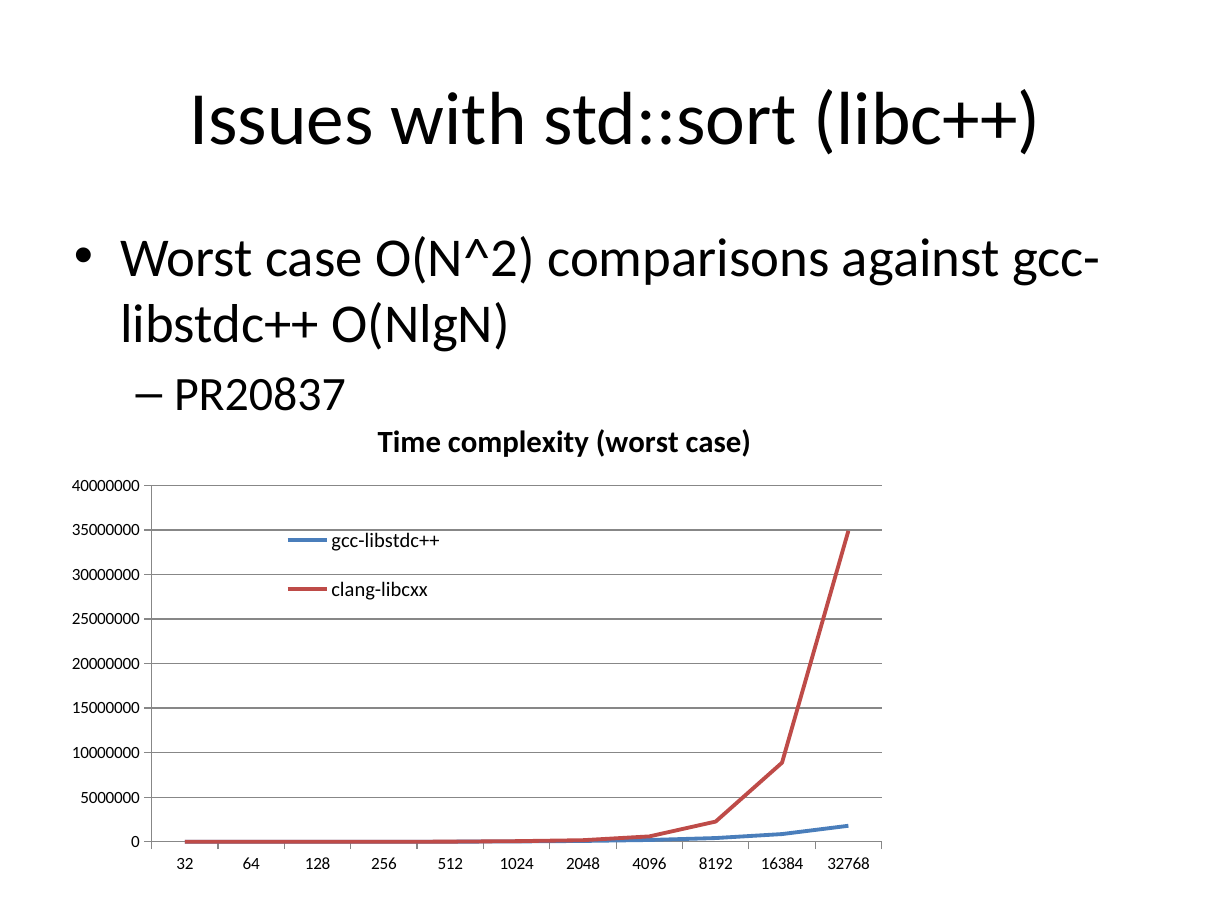
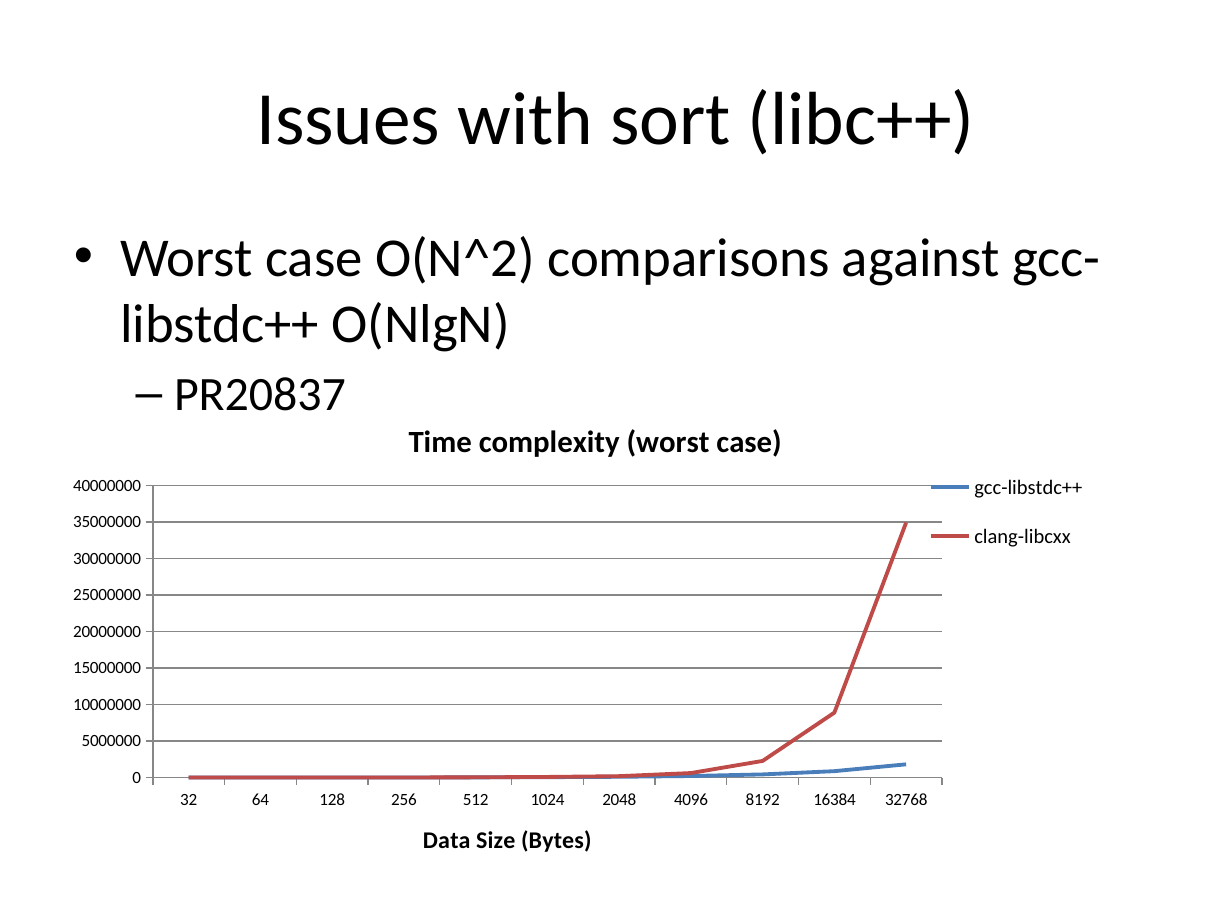
Before and after one commit to hiraditya/std-benchmark, a slide deck: slide 13 of docs/slides/slide-cppnow.pptx (slide 12 before the commit). Drawn at 1232x924 pixels with LibreOffice and Linux fonts; fonts in the diff are those of the drawing. Boxes give left, top, right and bottom in pixels: in the first picture for what was removed or moved away, otherwise in the second. Text is boxed around its words. In the diff, an @@ line names an element or a change of style, - is before the commit and + after.

```diff
--- a/docs/slides/slide-cppnow.pptx
+++ b/docs/slides/slide-cppnow.pptx
@@ title at (x1=256, y1=89, x2=974, y2=155): text changed @@
-Issues with std::sort (libc++)
+Issues with sort (libc++)
@@ line chart at (x1=52, y1=400, x2=1140, y2=883) @@
@@ category axis title "" to "Data Size (Bytes)" @@
@@ line chart resized from (x1=52, y1=400, x2=1078, y2=883) to (x1=52, y1=400, x2=1140, y2=883) @@
```
Also in this commit, not shown: 19 other slides changed, 1 other file.
